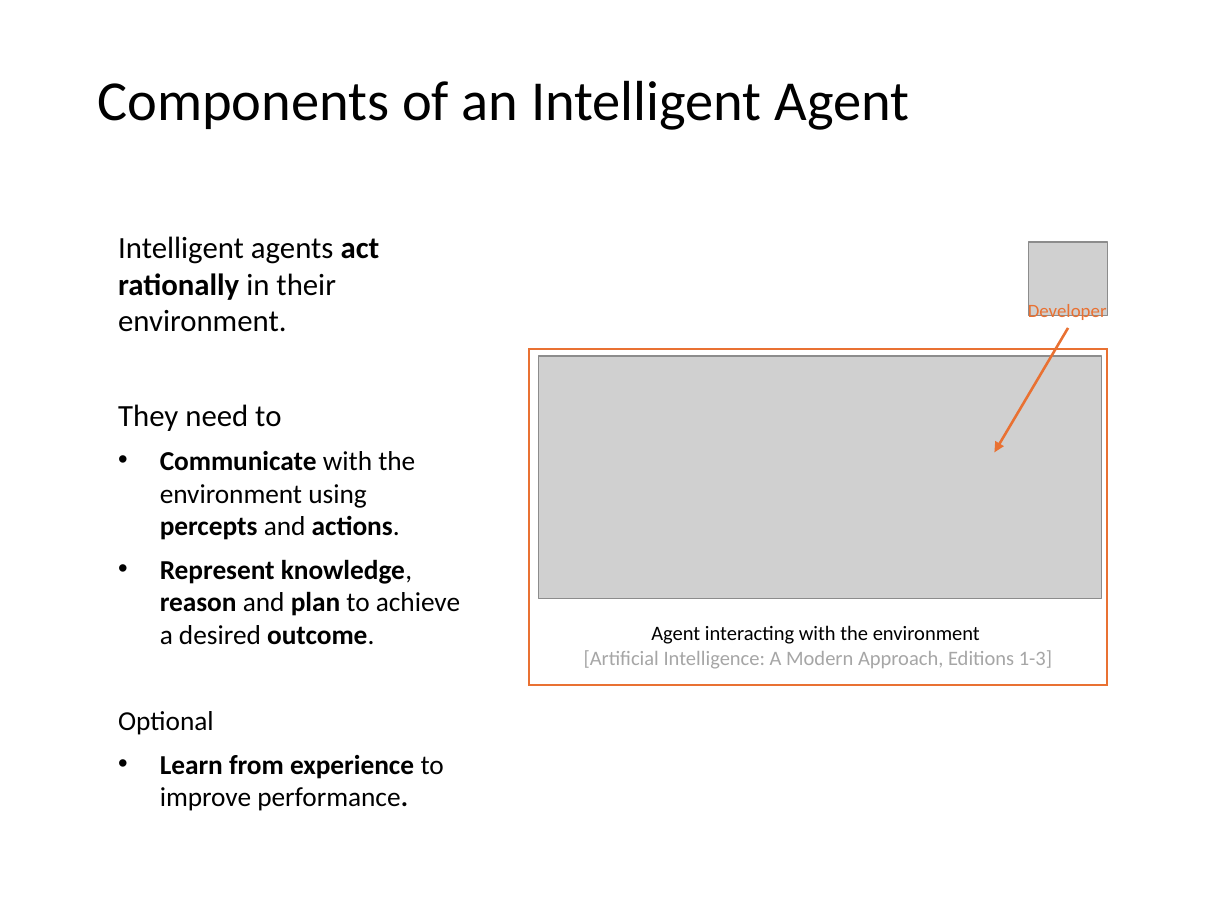
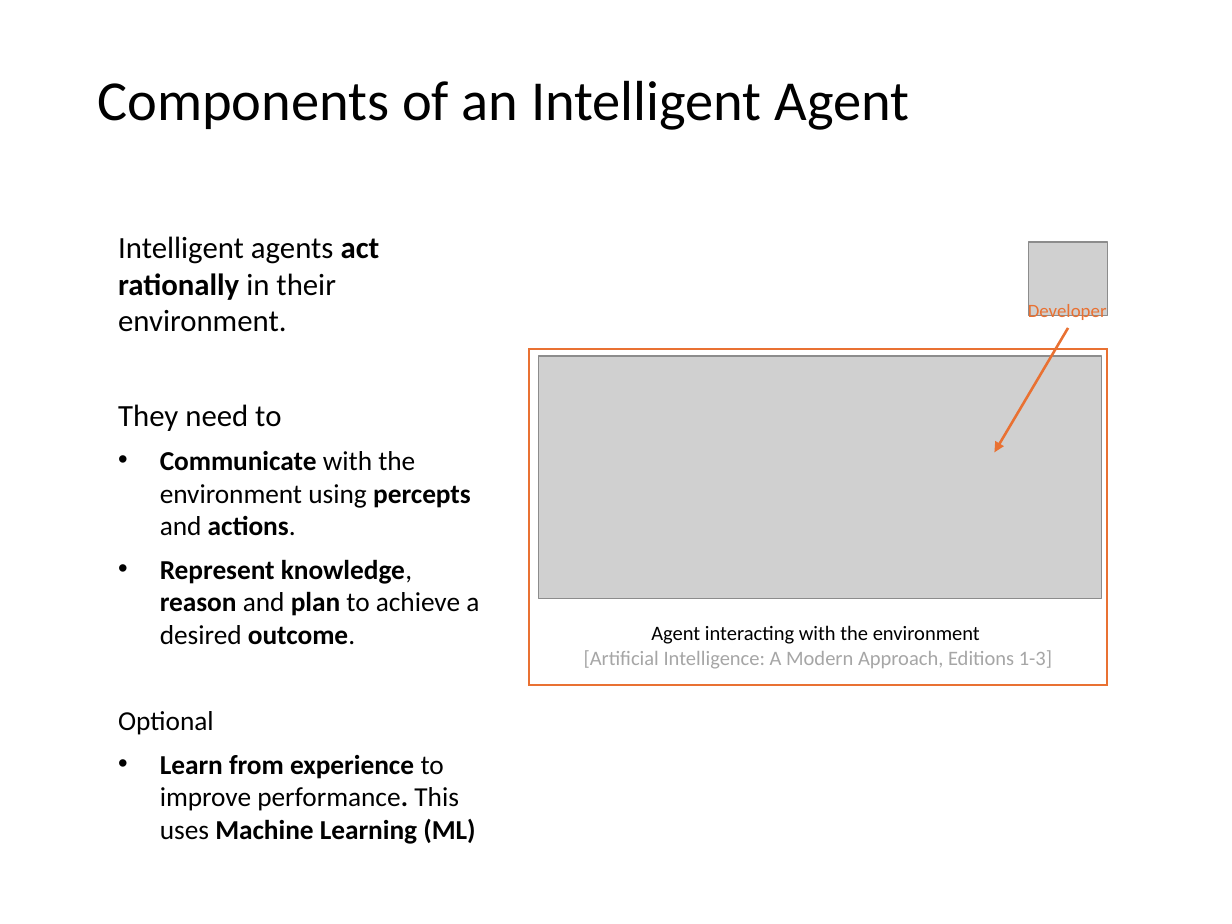
Before and after one commit to mhahsler/CS7320-AI, a slide deck: slide 4 of slides/01_intro_discussion.pptx. Drawn at 1232x924 pixels with LibreOffice and Linux fonts; fonts in the diff are those of the drawing; grey boxes stand for pictures. Boxes give left, top, right and bottom in pixels: in the first picture for what was removed or moved away, otherwise in the second. Text is boxed around its words. In the diff, an @@ line names an element or a change of style, - is before the commit and + after.

```diff
--- a/slides/01_intro_discussion.pptx
+++ b/slides/01_intro_discussion.pptx
@@ text at box(160, 755, 475, 844): text changed @@
-• Learn from experience to improve performance.
+• Learn from experience to improve performance. This uses Machine Learning (ML)
```
Also in this commit, not shown: 2 other slides changed, 1 other file.
